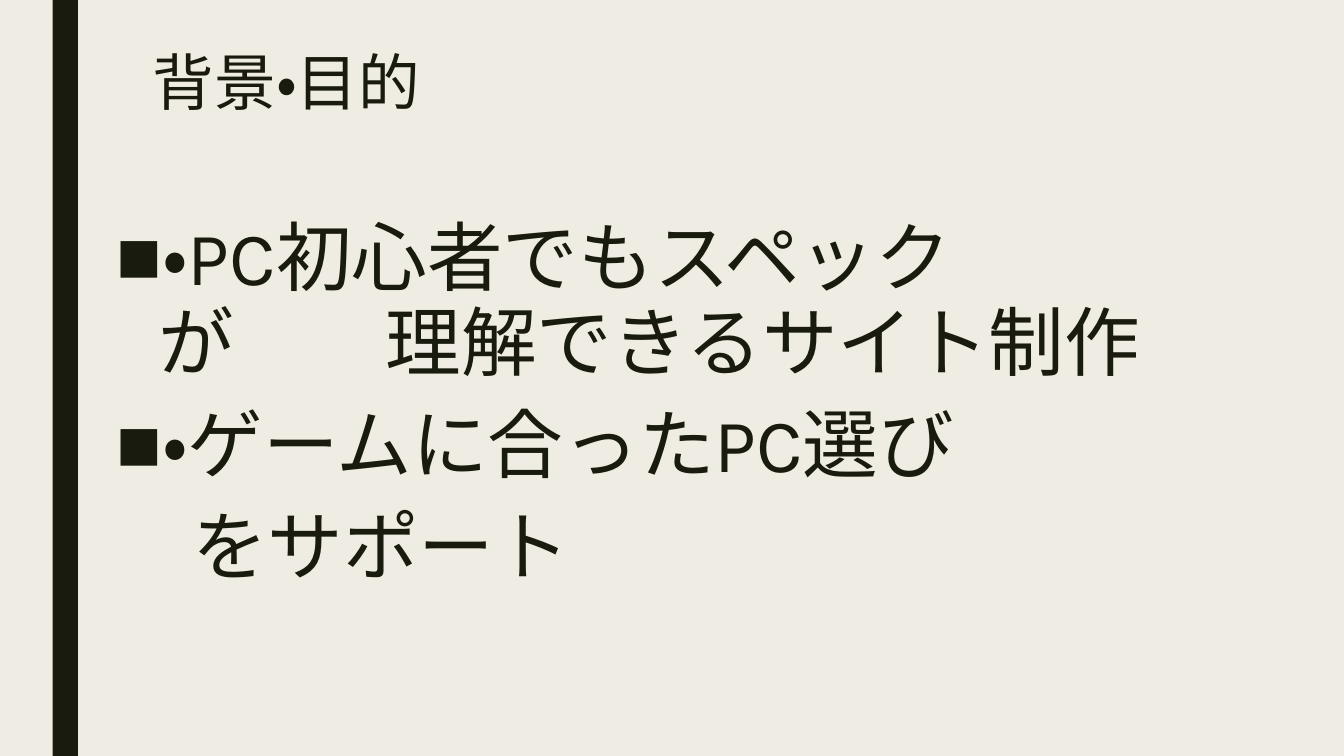
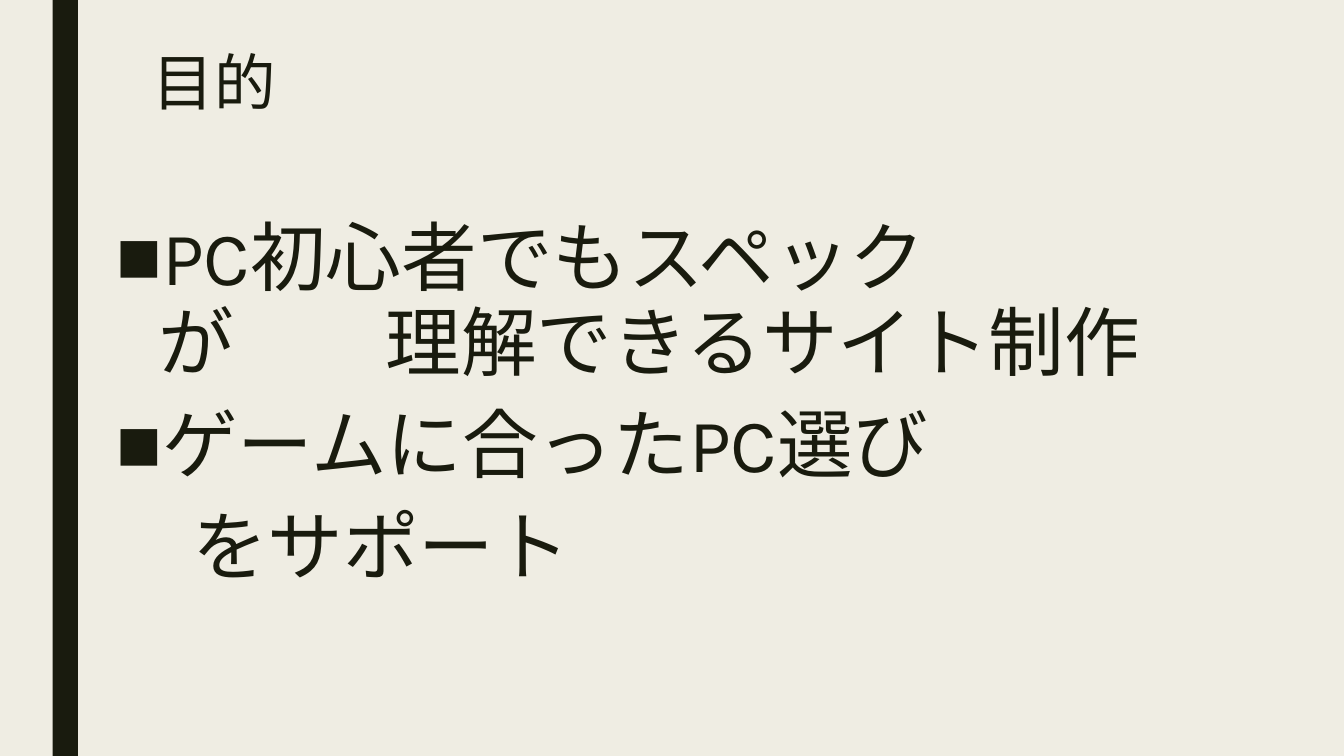
Before and after one commit to kyarame0711/Web, a slide deck: slide 4 of 中間発表.pptx (slide 3 before the commit). Drawn at 1344x756 pixels with LibreOffice and Linux fonts; fonts in the diff are those of the drawing. Boxes give left, top, right and bottom in pixels: in the first picture for what was removed or moved away, otherwise in the second. Text is boxed around its words. In the diff, an @@ line names an element or a change of style, - is before the commit and + after.

Commit message:
中間発表制作

```diff
--- a/中間発表.pptx
+++ b/中間発表.pptx
@@ title at [153, 53, 276, 110]: text changed @@
-背景・目的
+目的
@@ text at [162, 306, 1140, 478]: text changed @@
-■ ・PC初心者でもスペックが 理解できるサイト制作
-■ ・ゲームに合ったPC選び
+■ PC初心者でもスペックが 理解できるサイト制作
+■ ゲームに合ったPC選び
```
Also in this commit, not shown: 6 other slides changed, 3 slides added, 1 slide removed, 1 other file.
